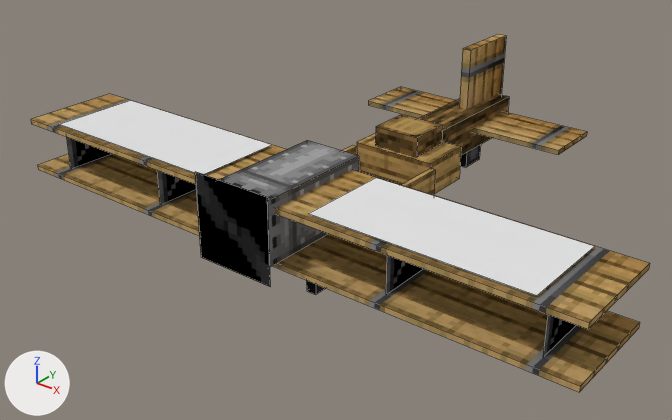
An edit to the Blender file common/src/main/resources/assets/immersive_aircraft/objects/biplane.blend, drawn before and after from the same camera.
Rendered twice from a camera (50 mm lens) standing at (6.13, -7.9, 4.63) and looking at (-0.28, 0.11, -0.33). Every picture has the same lights, and +X, +Y and +Z are marked at lower left. Mesh edges are drawn as thin lines.

The first picture shows 'banner_0', 'elevator', 'frame', 'propeller', 'rudder'.
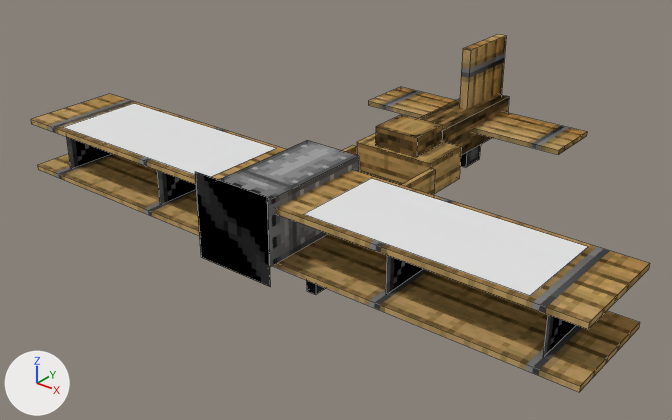
Commit message: added banners

What differs and where, as boxes (x1, y1, x2, y2) in the pictures (672 x 420 px; the box of a moved part takes in the faces that stretch with it):
'banner_0', reshaped, moved, rescaled: before (60, 101, 595, 296); after (63, 103, 588, 296)
part 1 of me_cube_1, moved or reshaped: before (60, 101, 271, 175); after (63, 103, 275, 177)
part 2 of me_cube_1, moved or reshaped: before (308, 178, 595, 296); after (304, 178, 588, 296)

Diff of the bpy script that builds the scene:
```diff
--- a/common/src/main/resources/assets/immersive_aircraft/objects/biplane.blend.py
+++ b/common/src/main/resources/assets/immersive_aircraft/objects/biplane.blend.py
@@ me_cube_1 @@
 me_cube_1.from_pydata(...)  # 8 vertices, 2 faces; spans x -3.25..3.25, y -1.62..-0.5, z 0.56
 # used by ob_banner_0; location = (0.0, 0.0, 0.03)
+# me_cube_1 part 1: the loose piece of 4 vertices spanning x -3.25..-0.75, y -1.62..-0.5, z 0.56 is moved by (0.06, 0.0, 0.0)
+# me_cube_1 part 2: the loose piece of 4 vertices spanning x 0.75..3.25, y -1.62..-0.5, z 0.56 is moved by (-0.06, 0.0, 0.0)
@@ ob_banner_0 @@
 ob_banner_0 = bpy.data.objects.new('banner_0', me_cube_1)
-ob_banner_0.location = (0.0, 0.0, 0.03)
+ob_banner_0.location = (0.0, 0.0, 0.04)
+ob_banner_0.scale = (1.0, 1.0, 0.935)
```
